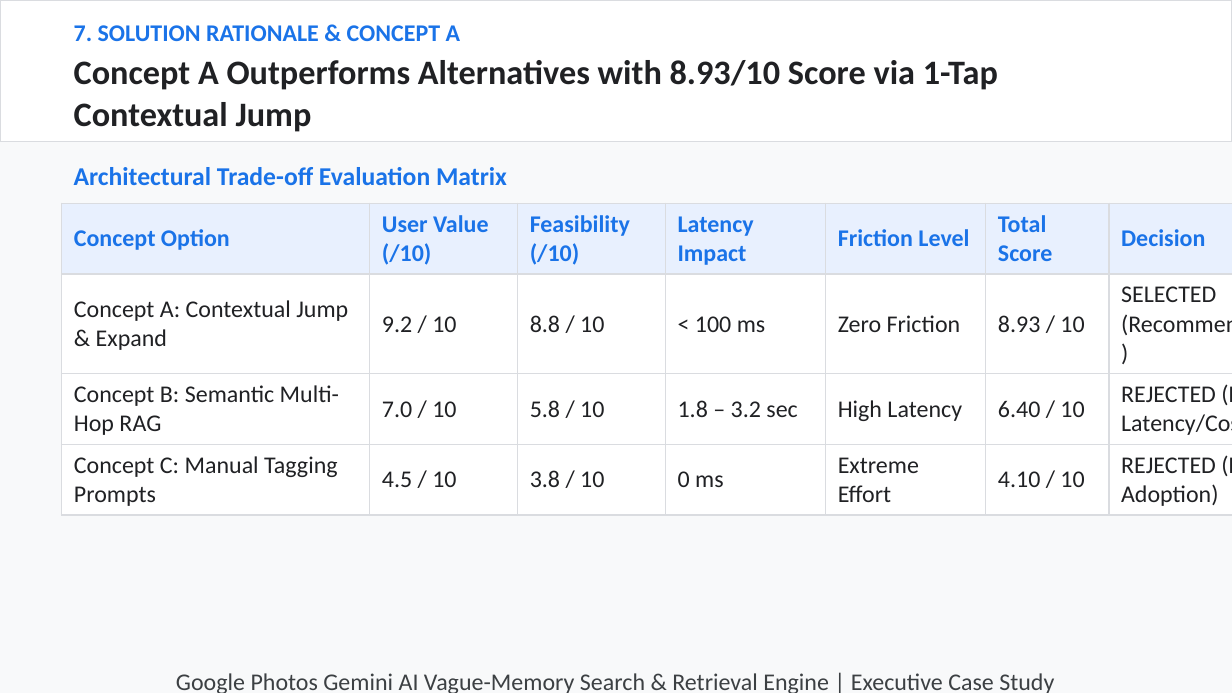
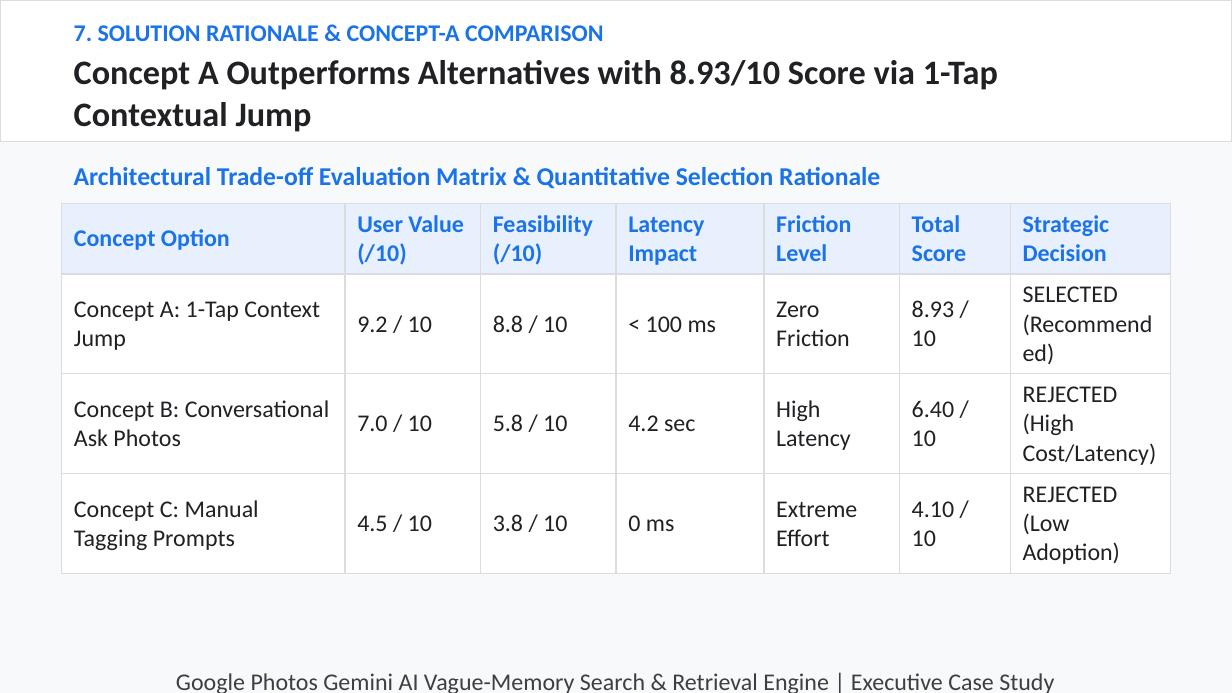
Before and after one commit to hatakekakashi05/google-photos-vague-memory-, a slide deck: slide 7 of output/NL_GooglePhotos.pptx. Drawn at 1232x693 pixels with LibreOffice and Linux fonts; fonts in the diff are those of the drawing. Boxes give left, top, right and bottom in pixels: in the first picture for what was removed or moved away, otherwise in the second. Text is boxed around its words. In the diff, an @@ line names an element or a change of style, - is before the commit and + after.

```diff
--- a/output/NL_GooglePhotos.pptx
+++ b/output/NL_GooglePhotos.pptx
@@ text at (74, 25, 604, 41): text changed @@
-7. SOLUTION RATIONALE & CONCEPT A
+7. SOLUTION RATIONALE & CONCEPT-A COMPARISON
@@ text at (74, 167, 880, 189): text changed @@
-Architectural Trade-off Evaluation Matrix
+Architectural Trade-off Evaluation Matrix & Quantitative Selection Rationale
@@ table at (62, 203, 1170, 568) @@
-row 1, column 7: Decision
+row 1, column 7: Strategic Decision
-row 2, column 1: Concept A: Contextual Jump & Expand
+row 2, column 1: Concept A: 1-Tap Context Jump
-row 3: Concept B: Semantic Multi-Hop RAG | 7.0 / 10 | 5.8 / 10 | 1.8 – 3.2 sec | High Latency | 6.40 / 10 | REJECTED (High Latency/Cost)
+row 3: Concept B: Conversational Ask Photos | 7.0 / 10 | 5.8 / 10 | 4.2 sec | High Latency | 6.40 / 10 | REJECTED (High Cost/Latency)
@@ table: place and size @@
-table at (62, 203, 1232, 510)
+table at (62, 203, 1170, 568)
```
Also in this commit, not shown: 9 other slides changed, 2 other files.
